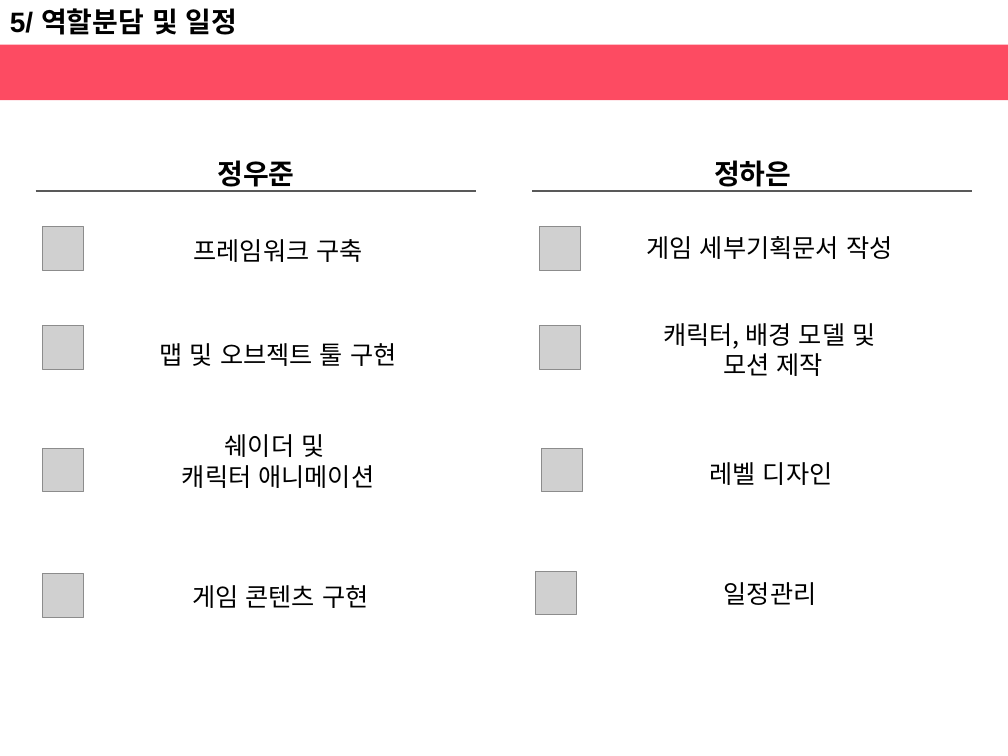
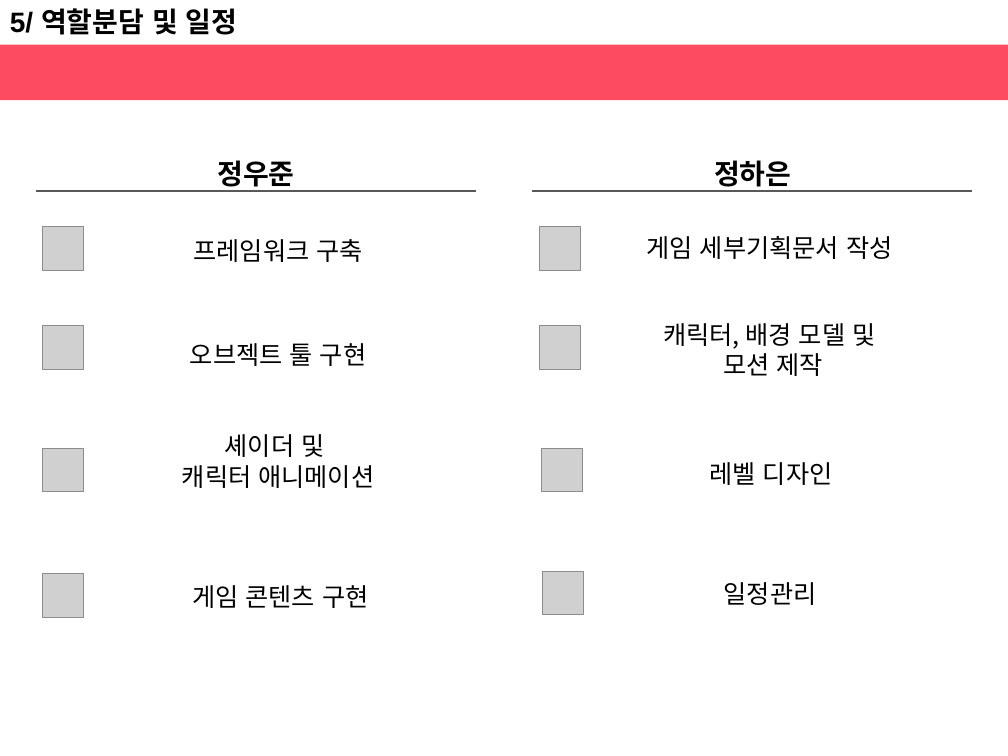
Before and after one commit to haeunjung/Team_Project, a slide deck: slide 13 of 기획문서/앨리스의 태엽_정하은_정우준.pptx. Drawn at 1008x756 pixels with LibreOffice and Linux fonts; fonts in the diff are those of the drawing; grey boxes stand for pictures. Boxes give left, top, right and bottom in pixels: in the first picture for what was removed or moved away, otherwise in the second. Text is boxed around its words. In the diff, an @@ line names an element or a change of style, - is before the commit and + after.

```diff
--- a/기획문서/앨리스의 태엽_정하은_정우준.pptx
+++ b/기획문서/앨리스의 태엽_정하은_정우준.pptx
@@ text at (190,343,366,366): text changed @@
-맵 및 오브젝트 툴 구현
+오브젝트 툴 구현
@@ text at (225,434,324,457): text changed @@
-쉐이더 및
+셰이더 및
@@ picture: place and size @@
-picture at (535,572,577,615)
+picture at (542,572,584,615)
```
Also in this commit, not shown: 29 other files.
